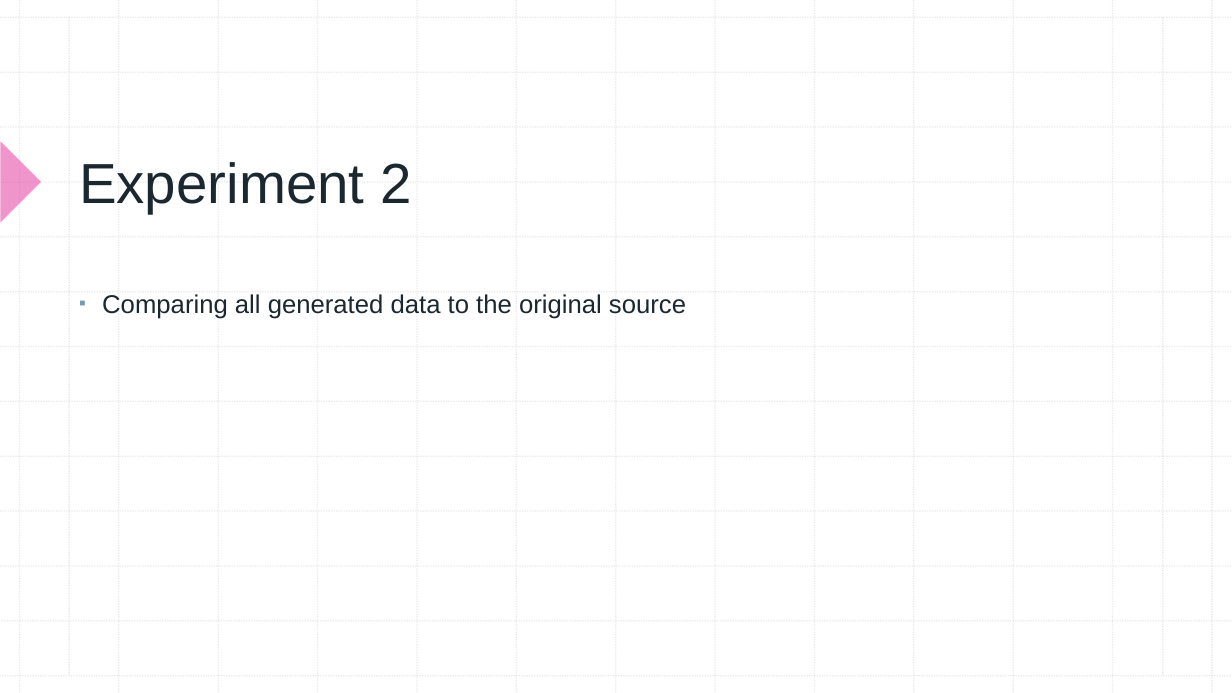
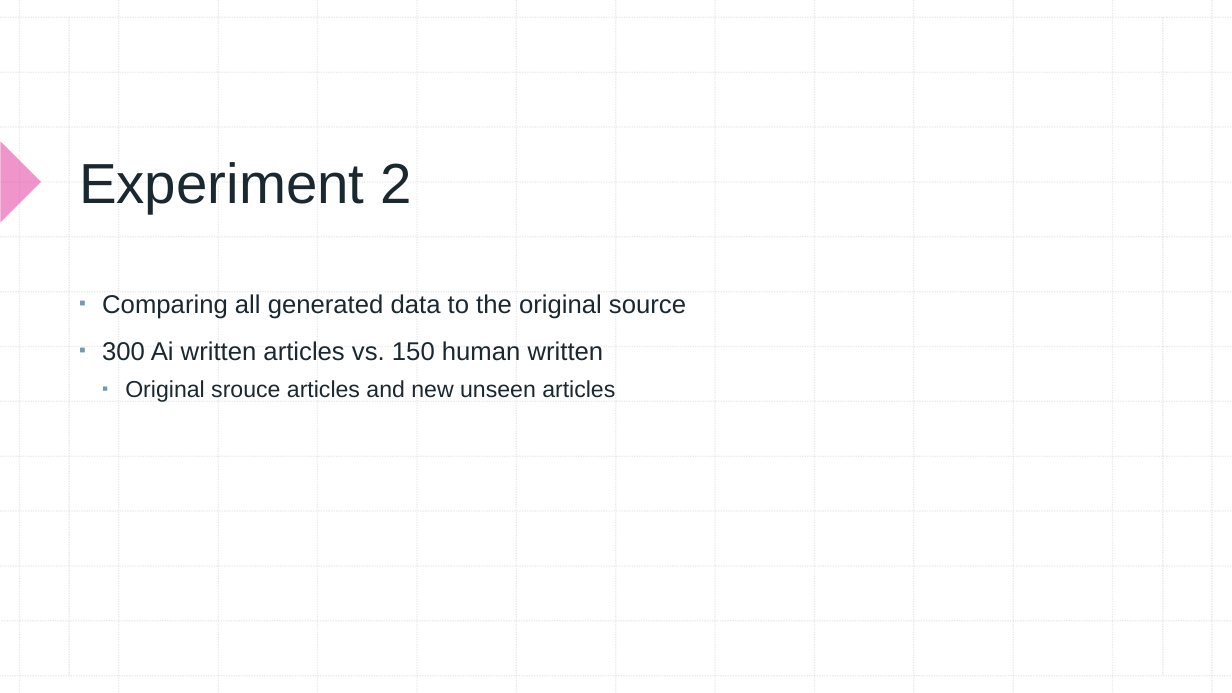
Before and after one commit to aaronomics/grad, a slide deck: slide 13 of AWEISS EMU GRC Presentation.pptx (slide 10 before the commit). Drawn at 1232x693 pixels with LibreOffice and Linux fonts; fonts in the diff are those of the drawing. Boxes give left, top, right and bottom in pixels: in the first picture for what was removed or moved away, otherwise in the second. Text is boxed around its words. In the diff, an @@ line names an element or a change of style, - is before the commit and + after.

```diff
--- a/AWEISS EMU GRC Presentation.pptx
+++ b/AWEISS EMU GRC Presentation.pptx
@@ text at <box>102,341,615,402</box>: paragraphs added @@
+▪ 300 Ai written articles vs. 150 human written
+  ▪ Original srouce articles and new unseen articles
```
Also in this commit, not shown: 6 other slides changed, 5 slides added, 2 slides removed, 5 other files.
